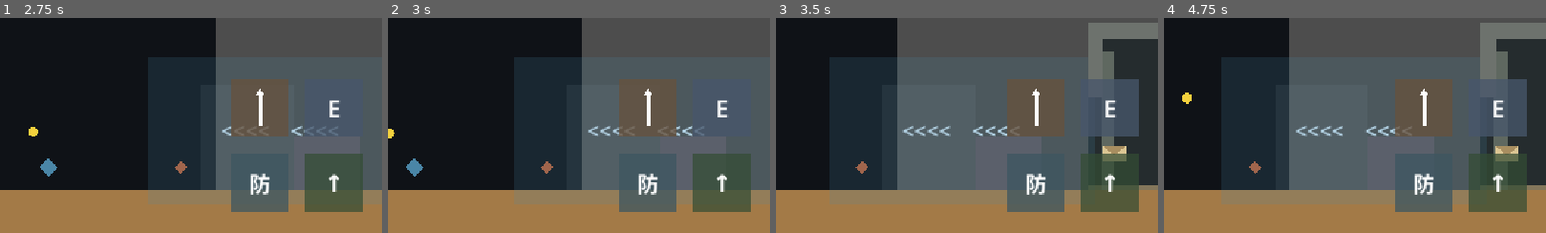
Above: before the commit, frames 1-4 (left to right).
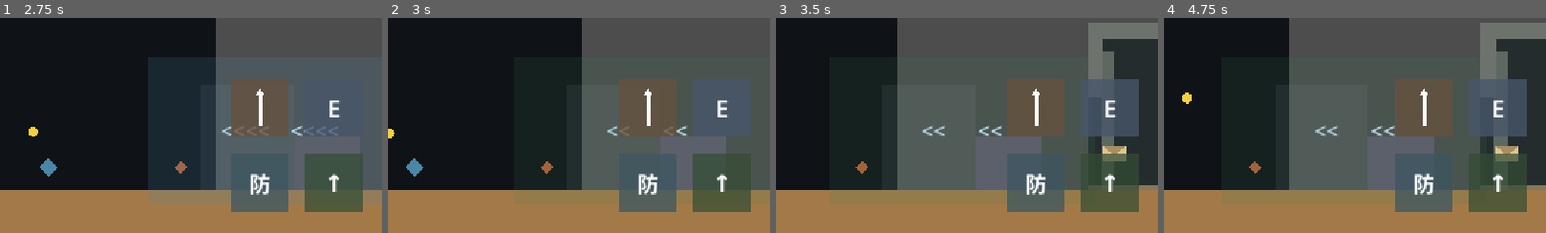
Above: after the commit, the same moments.

Repository: wenshuchuan0101-lab/A-Gift-for-the-land
Game: Godot game, scene res://Opening.tscn
Same seed, same stepped clock (60 frames per second), same inputs: the game is played once before the commit and once after it.
Inputs (mouse positions are % of the whole screen's width and height, from its top left):
- Up to frame 1 (2.75 s): tap Enter at 0.5 s; move the mouse to (72, 45) at 0.52 s; hold D (move_right) 0.53-2.03 s; tap E (interact) at 0.6, 1.55, 2.3 s; click (72, 45) at 0.67 s; tap Space (jump) at 0.77, 1.52, 2 s; move the mouse to (30, 55) at 1.27 s; tap Q (anchor) at 1.35 s; move the mouse to (60, 28) at 2.02 s; hold A (move_left) from 2.03 s (still down); hold Shift (defend) from 2.03 s (still down)
- Up to frame 2 (3 s): move the mouse to (45, 70) at 2.77 s; release A (move_left) at 2.78 s; release Shift (defend) at 2.78 s; hold D (move_right) from 2.78 s (still down); tap E (interact) at 2.85 s; click (45, 70) at 2.92 s
- Up to frame 3 (3.5 s): keep holding D (move_right); tap Space (jump) at 3.02 s
- Up to frame 4 (4.75 s): move the mouse to (80, 65) at 3.52 s; tap E (interact) at 3.6, 4.55 s; tap Space (jump) at 3.77, 4.52 s; tap Enter at 4.25 s; move the mouse to (20, 35) at 4.27 s; release D (move_right) at 4.28 s; hold A (move_left) from 4.28 s (still down); tap Q (anchor) at 4.35 s
The pictures show only the part of the screen within x 50-100%, y 50-100%; the shares and areas given below are measured in that part.

Frame 1 is identical in both runs. In frame 2, 0.6% of the frame differs, in the area x 52-83%, y 50-56%; in frame 3, 0.8%, in the area x 33-64%, y 50-56%; in frame 4, 0.8%.

Commit message:
实现草方格环境降风效果

Diff:
--- a/Demo_Level.tscn
+++ b/Demo_Level.tscn
@@ -69,7 +69,9 @@
 [node name="GrassGridRepairPoint" parent="." instance=ExtResource("7_grass_grid")]
 position = Vector2(670, 548)
 seed_path = NodePath("../Seed")
+wind_zone_path = NodePath("../WindZone")
 energy_reward = 20.0
+repaired_wind_modifier = 0.5
 
 [node name="MapPoint" type="Area2D" parent="."]
 position = Vector2(900, 525)
--- a/GrassGridRepairPoint.tscn
+++ b/GrassGridRepairPoint.tscn
@@ -11,6 +11,7 @@
 monitoring = true
 script = ExtResource("1_grass_grid")
 energy_reward = 20.0
+repaired_wind_modifier = 0.5
 
 [node name="CollisionShape2D" type="CollisionShape2D" parent="."]
 position = Vector2(0, -48)
--- a/grass_grid_repair_point.gd
+++ b/grass_grid_repair_point.gd
@@ -4,17 +4,21 @@
 const REPAIRED_COLOR := Color(0.3, 0.64, 0.28, 1.0)
 
 @export var seed_path: NodePath
+@export var wind_zone_path: NodePath
 @export_range(0.0, 1000.0, 1.0) var energy_reward: float = 20.0
+@export_range(0.0, 1.0, 0.05) var repaired_wind_modifier: float = 0.5
 
 @onready var visual: Polygon2D = $Visual
 
 var seed: Node2D
+var wind_zone: Area2D
 var player: CharacterBody2D
 var repaired := false
 
 
 func _ready() -> void:
 	seed = get_node_or_null(seed_path) as Node2D
+	wind_zone = get_node_or_null(wind_zone_path) as Area2D
 	body_entered.connect(_on_body_entered)
 	body_exited.connect(_on_body_exited)
 	_update_visual()
@@ -34,6 +38,8 @@
 	_update_visual()
 	if seed != null and seed.has_method("add_energy"):
 		seed.add_energy(energy_reward)
+	if wind_zone != null and wind_zone.has_method("set_environment_modifier"):
+		wind_zone.set_environment_modifier(repaired_wind_modifier)
 	set_process(false)
 
 
--- a/wind_zone.gd
+++ b/wind_zone.gd
@@ -1,18 +1,28 @@
 extends Area2D
+
+const NORMAL_ZONE_COLOR := Color(0.28, 0.55, 0.68, 0.18)
+const REDUCED_ZONE_COLOR := Color(0.24, 0.5, 0.34, 0.14)
+const NORMAL_DIRECTION_TEXT := "<<<<    <<<<"
+const REDUCED_DIRECTION_TEXT := "<<      <<"
 
 @export var wind_direction: Vector2 = Vector2.LEFT
 @export var wind_force: float = 120.0
+
+@onready var visual: Polygon2D = $Visual
+@onready var direction_label: Label = $DirectionLabel
 
 var player: CharacterBody2D
 var player_in_zone := false
 var wind_velocity := Vector2.ZERO
 var wind_multiplier := 1.0
+var environment_multiplier := 1.0
 
 
 func _ready() -> void:
 	wind_velocity = wind_direction.normalized() * wind_force
 	body_entered.connect(_on_body_entered)
 	body_exited.connect(_on_body_exited)
+	_update_environment_visual()
 
 
 func _physics_process(_delta: float) -> void:
@@ -20,11 +30,18 @@
 		var player_wind_multiplier := 1.0
 		if player.has_method("get_wind_resistance"):
 			player_wind_multiplier = clampf(float(player.call("get_wind_resistance")), 0.0, 1.0)
-		player.add_external_force(wind_velocity * wind_multiplier * player_wind_multiplier)
+		player.add_external_force(
+			wind_velocity * wind_multiplier * environment_multiplier * player_wind_multiplier
+		)
 
 
 func set_wind_multiplier(multiplier: float) -> void:
 	wind_multiplier = clampf(multiplier, 0.0, 1.0)
+
+
+func set_environment_modifier(modifier: float) -> void:
+	environment_multiplier = clampf(modifier, 0.0, 1.0)
+	_update_environment_visual()
 
 
 func _on_body_entered(body: Node2D) -> void:
@@ -37,3 +54,9 @@
 	if body == player:
 		player_in_zone = false
 		player = null
+
+
+func _update_environment_visual() -> void:
+	var wind_reduced := environment_multiplier < 1.0
+	visual.color = REDUCED_ZONE_COLOR if wind_reduced else NORMAL_ZONE_COLOR
+	direction_label.text = REDUCED_DIRECTION_TEXT if wind_reduced else NORMAL_DIRECTION_TEXT
